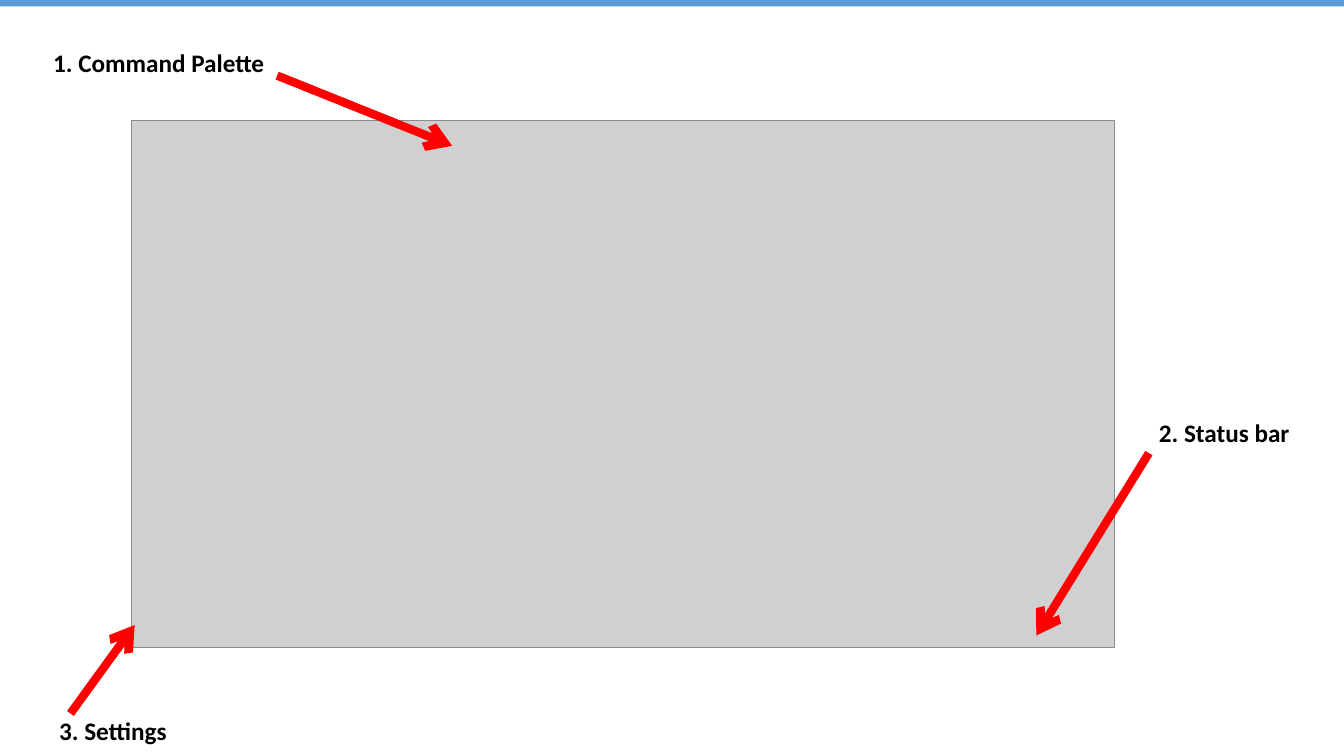
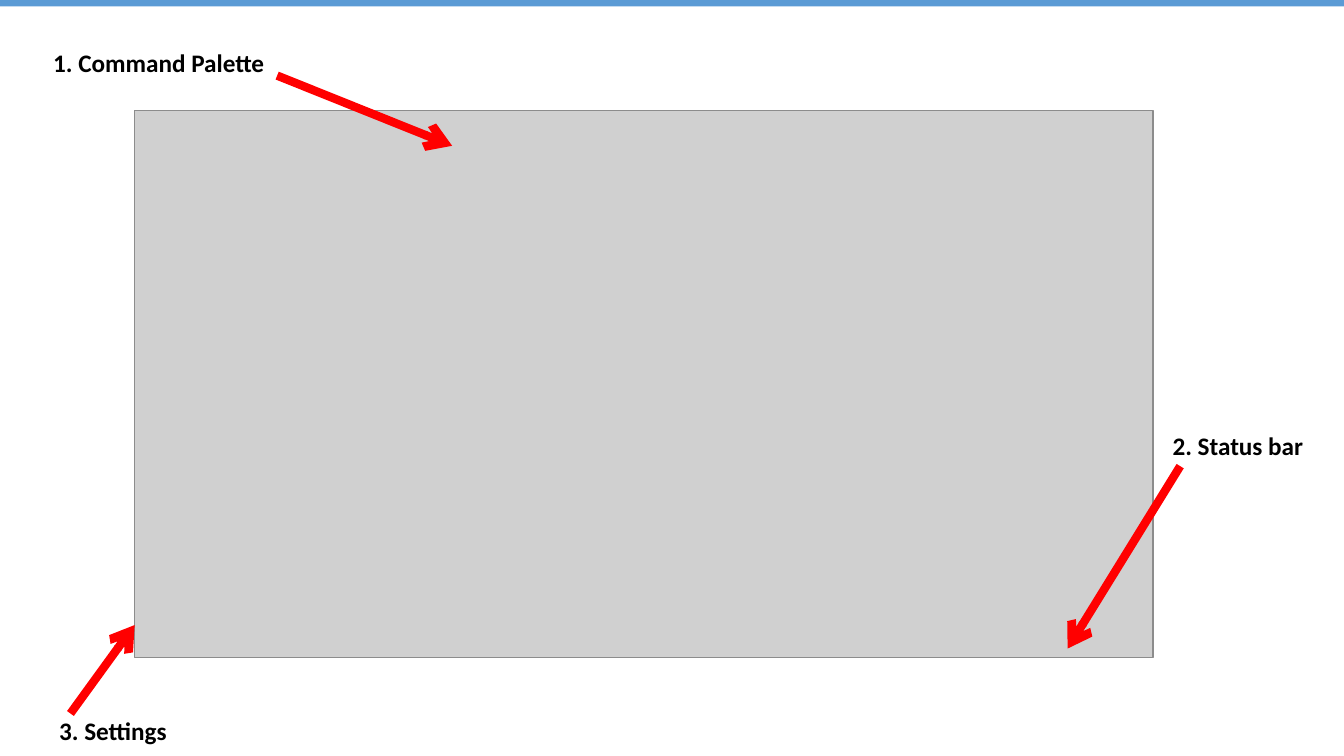
Before and after one commit to Epivaral/Sessions, a slide deck: slide 15 of Azure Data Studio/Getting Started ADS.pptx (slide 13 before the commit). Drawn at 1344x756 pixels with LibreOffice and Linux fonts; fonts in the diff are those of the drawing; grey boxes stand for pictures. Boxes give left, top, right and bottom in pixels: in the first picture for what was removed or moved away, otherwise in the second. Text is boxed around its words. In the diff, an @@ line names an element or a change of style, - is before the commit and + after.

```diff
--- a/Azure Data Studio/Getting Started ADS.pptx
+++ b/Azure Data Studio/Getting Started ADS.pptx
@@ picture: place and size @@
-picture at (131, 121, 1114, 648)
+picture at (135, 111, 1153, 657)
@@ text "2. Status bar": place and size @@
-text "2. Status bar" at (1159, 424, 1290, 443)
+text "2. Status bar" at (1173, 437, 1303, 455)
@@ arrow moved from (1149, 454) - (1036, 635) to (1181, 466) - (1068, 648) @@
```
Also in this commit, not shown: 5 other slides changed, 3 slides added, 5 other files.
